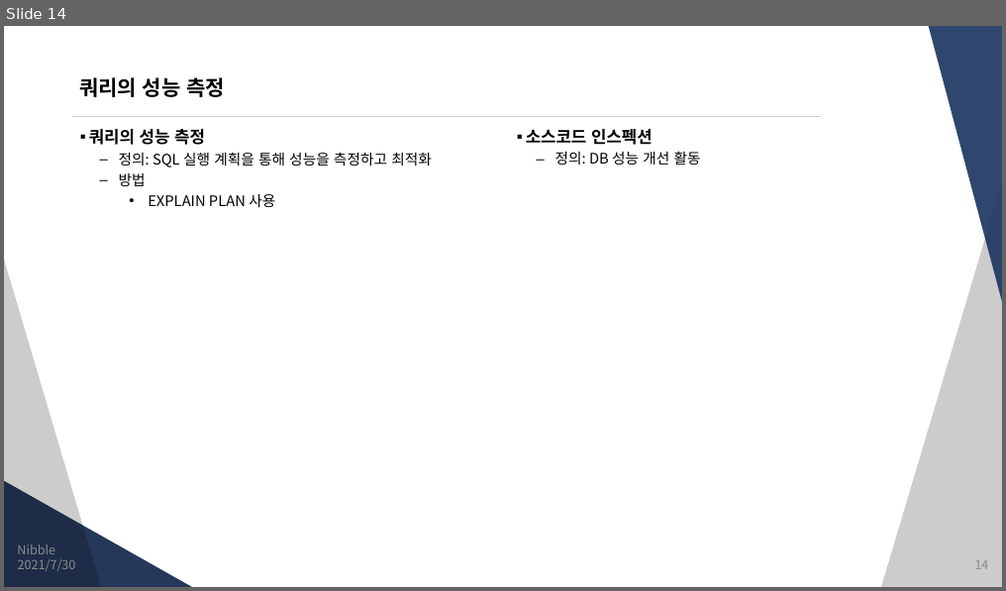
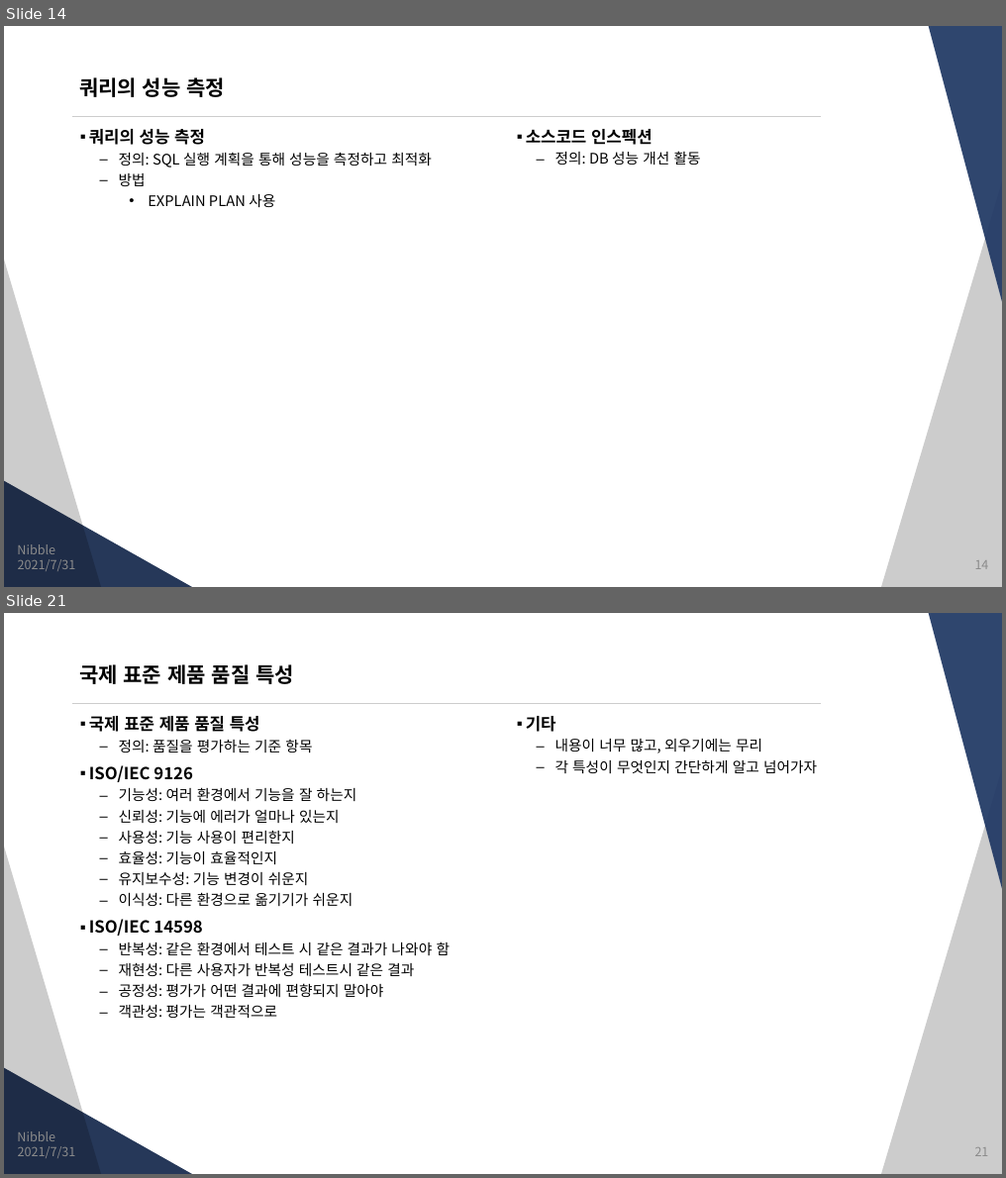
Before and after one commit to JungSangHyeon/2021-TIL, a slide deck: 정보처리기사/2. 소프트웨어 개발.pptx. Shown one above the other, each under a label of ours: slide 14 before the commit, slides 14 and 21 after it; the slides between them are not shown. The pictures are 1006x591 and 1006x1178 pixels, drawn with LibreOffice and Linux fonts; fonts in the diff are those of the drawing. Boxes give left, top, right and bottom in pixels: in the first picture for what was removed or moved away, otherwise in the second. Text is boxed around its words. In the diff, an @@ line names an element or a change of style, - is before the commit and + after.

```diff
--- a/정보처리기사/2. 소프트웨어 개발.pptx
+++ b/정보처리기사/2. 소프트웨어 개발.pptx
@@ slide 21 added at (4, 613, 1002, 1174), background #FFFFFF; not listed: 5 template elements that a slide beside it also shows @@
@@ title added at (79, 664, 294, 684), 20 pt, text #000000, bold @@
+국제 표준 제품 품질 특성
@@ text added at (89, 716, 450, 1018), 14 pt, text #000000 @@
+▪ 국제 표준 제품 품질 특성
+  – 정의: 품질을 평가하는 기준 항목
+▪ ISO/IEC 9126
+  – 기능성: 여러 환경에서 기능을 잘 하는지
+  – 신뢰성: 기능에 에러가 얼마나 있는지
+  – 사용성: 기능 사용이 편리한지
+  – 효율성: 기능이 효율적인지
+  – 유지보수성: 기능 변경이 쉬운지
+  – 이식성: 다른 환경으로 옮기기가 쉬운지
+▪ ISO/IEC 14598
+  – 반복성: 같은 환경에서 테스트 시 같은 결과가 나와야 함
+  – 재현성: 다른 사용자가 반복성 테스트시 같은 결과
+  – 공정성: 평가가 어떤 결과에 편향되지 말아야
+  – 객관성: 평가는 객관적으로
@@ text added at (526, 716, 817, 773), 14 pt, text #000000 @@
+▪ 기타
+  – 내용이 너무 많고, 외우기에는 무리
+  – 각 특성이 무엇인지 간단하게 알고 넘어가자
@@ text added at (17, 1132, 55, 1142), 12 pt, text #8C8C8C @@
+Nibble
@@ text added at (18, 1147, 76, 1158), 12 pt, text #8C8C8C @@
+2021/7/31
@@ page number added at (975, 1148, 989, 1157), 12 pt, text #8C8C8C @@
+21
@@ slide 14 changed as well @@
@@ text at (18, 560, 76, 571): text changed @@
-2021/7/30
+2021/7/31
```
Also in this commit, not shown: 12 other slides changed, 9 other slides added.
